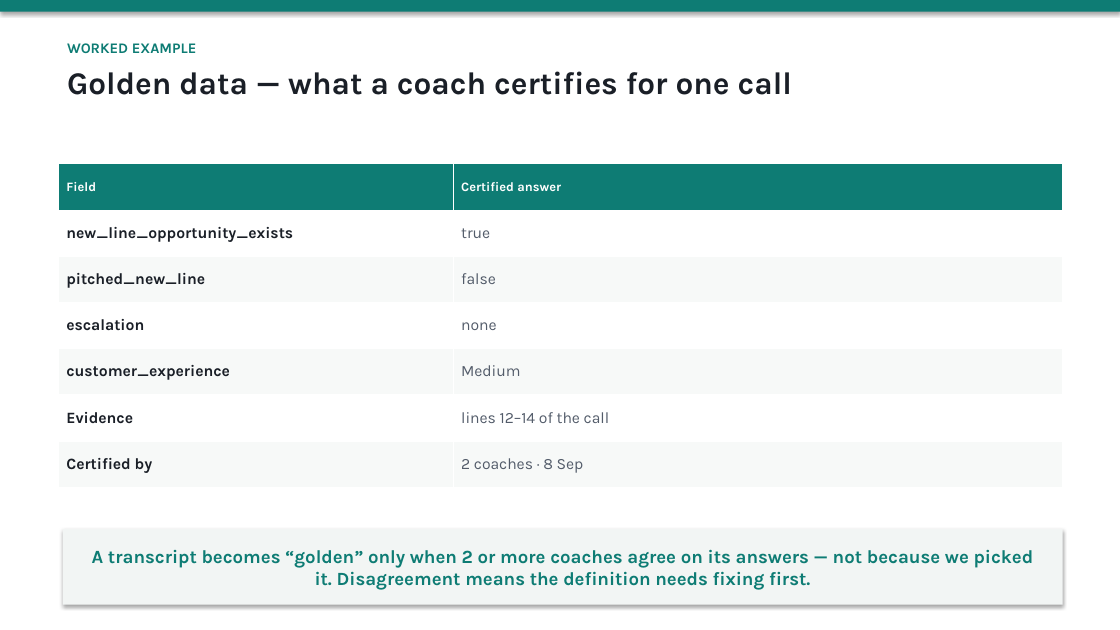
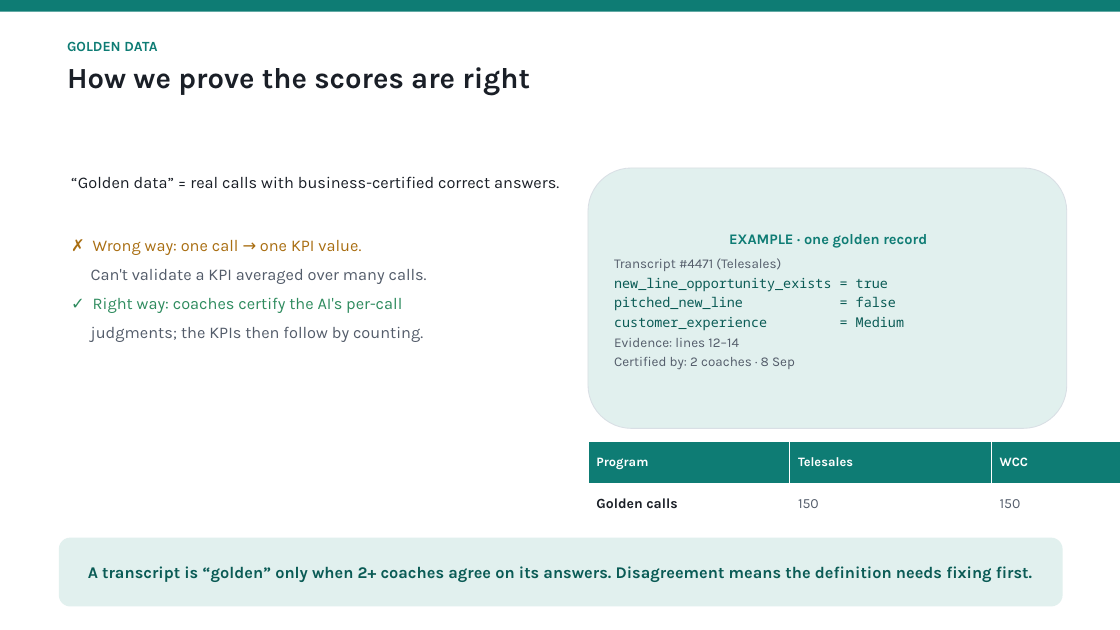
Before and after one commit to shyamanugu/LLMOps, a slide deck: slide 6 of usecases/ai_pipeline 2/docs/APIX_Metrics_Discussion.pptx (slide 11 before the commit). Drawn at 1120x630 pixels with LibreOffice and Linux fonts; fonts in the diff are those of the drawing. Boxes give left, top, right and bottom in pixels: in the first picture for what was removed or moved away, otherwise in the second. Text is boxed around its words. In the diff, an @@ line names an element or a change of style, - is before the commit and + after.

```diff
--- a/usecases/ai_pipeline 2/docs/APIX_Metrics_Discussion.pptx
+++ b/usecases/ai_pipeline 2/docs/APIX_Metrics_Discussion.pptx
@@ rectangle at (0, 0, 1120, 12): shadow off @@
@@ text at (67, 41, 530, 95): text changed; size 27 to 25 pt @@
-WORKED EXAMPLE
-Golden data — what a coach certifies for one call
+GOLDEN DATA
+How we prove the scores are right
@@ table removed at (59, 164, 1063, 487), 7 rows, 2 columns @@
-Field | Certified answer
-new_line_opportunity_exists | true
-pitched_new_line | false
-escalation | none
-customer_experience | Medium
-Evidence | lines 12–14 of the call
-Certified by | 2 coaches · 8 Sep
@@ text added at (71, 176, 559, 342), 14 pt, text #535C6A @@
+“Golden data” = real calls with business-certified correct answers.
+✗ Wrong way: one call → one KPI value.
+Can't validate a KPI averaged over many calls.
+✓ Right way: coaches certify the AI's per-call
+judgments; the KPIs then follow by counting.
@@ rounded rectangle added at (588, 168, 1067, 429), fill #E1F0EE, outline #D9DFE5 0.75 pt, 11.5 pt, text #0A5B55 @@
+EXAMPLE · one golden record
+Transcript #4471 (Telesales)
+new_line_opportunity_exists = true
+pitched_new_line = false
+customer_experience = Medium
+Evidence: lines 12–14
+Certified by: 2 coaches · 8 Sep
@@ table added at (588, 441, 1120, 525), 2 rows, 5 columns @@
+Program | Telesales | WCC | PSO | Total
+Golden calls | 150 | 150 | 200 | 500
@@ rounded rectangle "A transcript is “golden” only ...": place and size @@
-rounded rectangle "A transcript is “golden” only ..." at (63, 529, 1063, 605)
+rounded rectangle "A transcript is “golden” only ..." at (59, 538, 1063, 607)
@@ rounded rectangle "A transcript is “golden” only ..." at (59, 538, 1063, 607): rectangle to rounded rectangle; fill #F2F5F4 to #E1F0EE; shadow off @@
@@ text in rounded rectangle at (88, 566, 1032, 582): text changed; size 16 to 14 pt; text colour #0E7C74 to #0A5B55 @@
-A transcript becomes “golden” only when 2 or more coaches agree on its answers — not because we picked it. Disagreement means the definition needs fixing first.
+A transcript is “golden” only when 2+ coaches agree on its answers. Disagreement means the definition needs fixing first.
```
Also in this commit, not shown: 3 other slides changed, 4 slides added, 7 slides removed, 1 other file.
